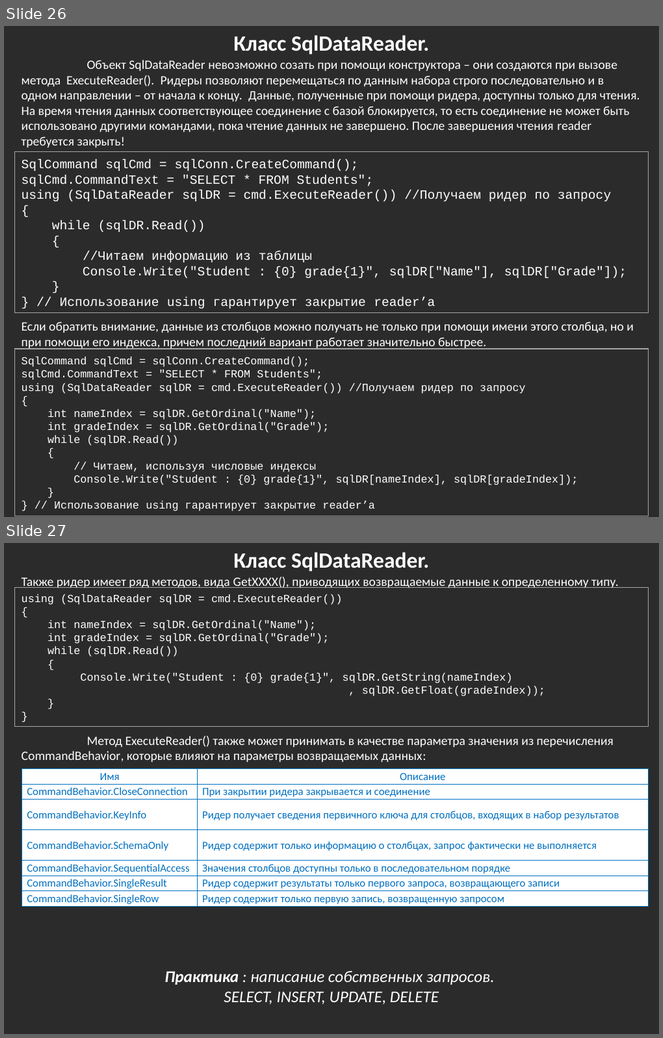
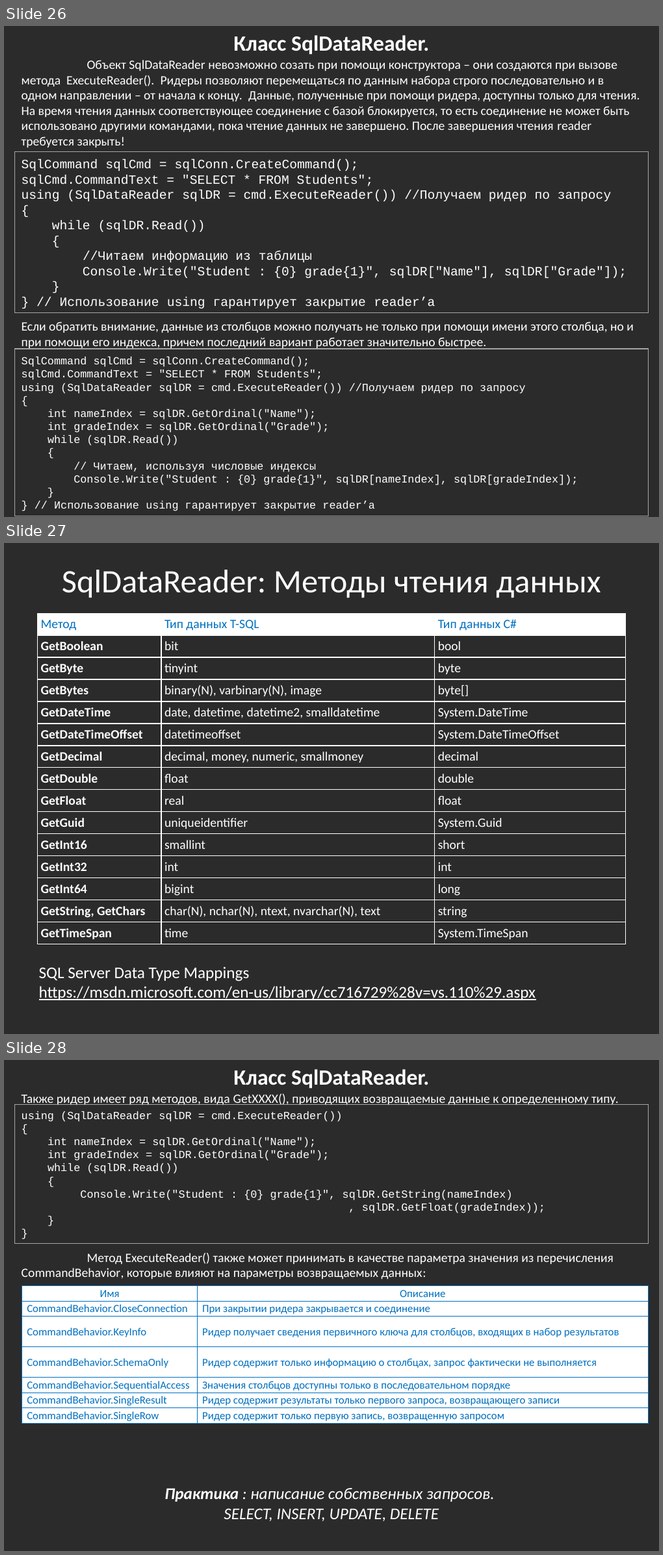
Before and after one commit to bazile/Training, a slide deck: Presentation/lesson-10-adonet.pptx. Shown one above the other, each under a label of ours: slides 26 and 27 before the commit, slides 26, 27 and 28 after it. The pictures are 663x1038 and 663x1555 pixels, drawn with LibreOffice and Linux fonts; fonts in the diff are those of the drawing; background and template pictures are left out; a plain dark background stands for a picture behind light text. Boxes give left, top, right and bottom in pixels: in the first picture for what was removed or moved away, otherwise in the second. Text is boxed around its words. In the diff, an @@ line names an element or a change of style, - is before the commit and + after.

Commit message:
SqlDataReader methods mapping to T-SQL data types

```diff
--- a/Presentation/lesson-10-adonet.pptx
+++ b/Presentation/lesson-10-adonet.pptx
@@ slide 27 added at [4, 543, 659, 1034], background picture (left out) @@
@@ title added at [62, 570, 601, 598], 36 pt, text #FFFFFF @@
+SqlDataReader: Методы чтения данных
@@ table added at [37, 613, 625, 942], 15 rows, 3 columns @@
+Метод | Тип данных T-SQL | Тип данных C#
+GetBoolean | bit | bool
+GetByte | tinyint | byte
+GetBytes | binary(N), varbinary(N), image | byte[]
+GetDateTime | date, datetime, datetime2, smalldatetime | System.DateTime
+GetDateTimeOffset | datetimeoffset | System.DateTimeOffset
+GetDecimal | decimal, money, numeric, smallmoney | decimal
+GetDouble | float | double
+GetFloat | real | float
+GetGuid | uniqueidentifier | System.Guid
+GetInt16 | smallint | short
+GetInt32 | int | int
+GetInt64 | bigint | long
+GetString, GetChars | char(N), nchar(N), ntext, nvarchar(N), text | string
+GetTimeSpan | time | System.TimeSpan
@@ text added at [39, 967, 536, 1001], 18 pt, text #FFFFFF, underline @@
+SQL Server Data Type Mappings
+https://msdn.microsoft.com/en-us/library/cc716729%28v=vs.110%29.aspx
@@ what was slide 27 is now slide 28 @@
```
Also in this commit, not shown: 1 other slide added, 1 slide removed, 1 other file.
